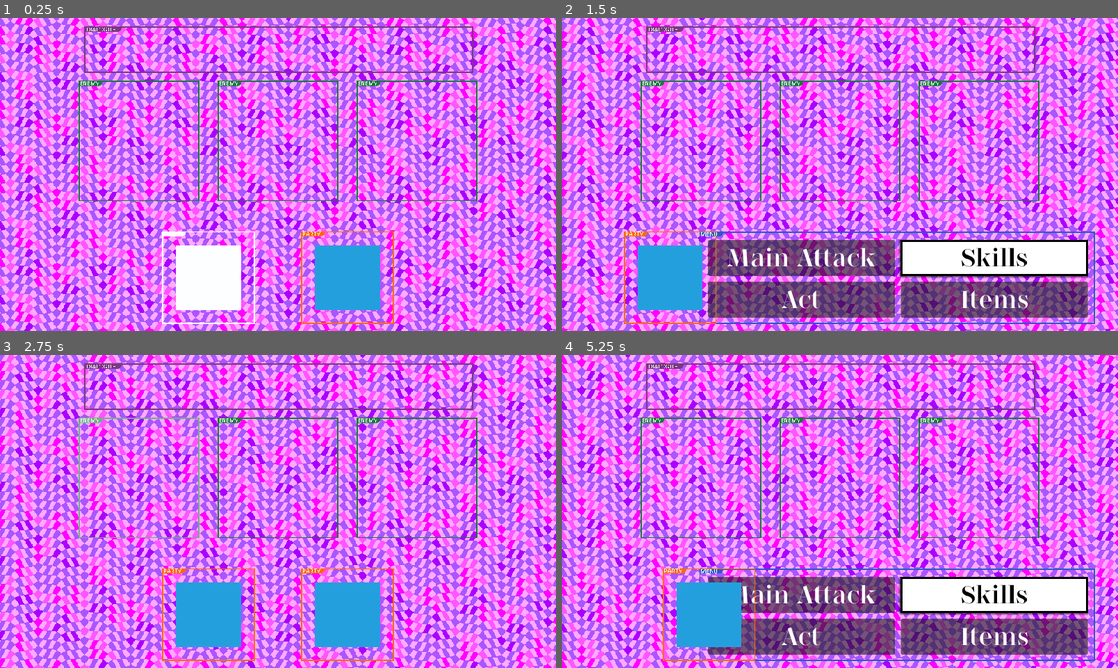
Above: before the commit, frames 1-4 (two rows, left to right).
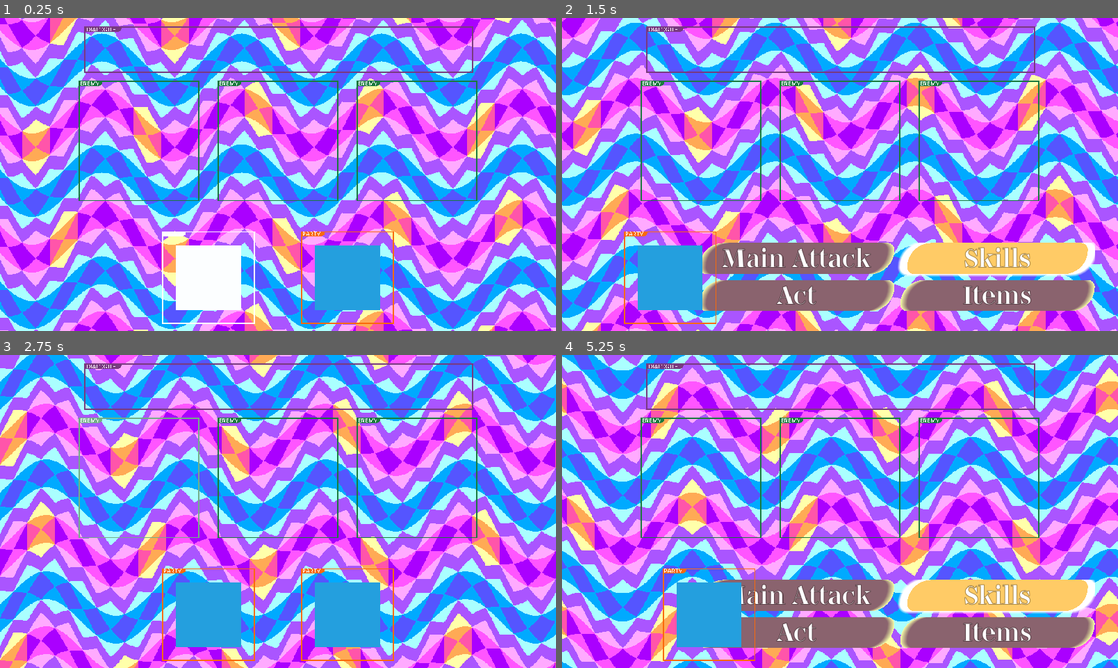
Above: after the commit, the same moments.

Repository: mitchellwinn/YGBF
Game: Godot game, scene res://scenes/battle.tscn
Two runs of this game, one before a commit and one after it. Both use one fixed random seed, a clock stepped at 60 frames per second and the inputs below.
Inputs (mouse positions are in pixels of both pictures, inside the frame that each line leads up to):
- Up to frame 1 (0.25 s): no input
- Up to frame 2 (1.5 s): tap Enter (confirm) at 0.5, 0.6, 1.35 s; move the mouse to (962, 158) at 0.52 s; hold Right (move_right) 0.53-1.28 s; move the mouse to (728, 190) at 1.27 s; hold Backspace (back) from 1.28 s (still down)
- Up to frame 3 (2.75 s): release Backspace (back) at 2 s; click "Main Attack" at 2 s
- Up to frame 4 (5.25 s): move the mouse to (895, 442) at 2.77 s; hold Right (move_right) 2.78-4.25 s; tap Enter (confirm) at 2.85, 3.6, 5.1 s; move the mouse to (812, 574) at 3.52 s; click "Skills" at 4.25 s; move the mouse to (1006, 558) at 5.02 s; hold Left (move_left) from 5.03 s (still down)

The runs differ from the first frame. In frame 1, 81% of the frame differs, in the area x 0-100%, y 0-100%; in frame 2, 82%; in frame 3, 81%; in frame 4, 82%.

Commit message:
small battle UI changes

Diff:
--- a/scenes/battle.tscn
+++ b/scenes/battle.tscn
@@ -1,9 +1,8 @@
-[gd_scene load_steps=13 format=3 uid="uid://cwe6q66isus1c"]
+[gd_scene load_steps=12 format=3 uid="uid://cwe6q66isus1c"]
 
 [ext_resource type="Texture2D" uid="uid://b4gecnjuu0nna" path="res://images/style_guide/enemy_resolution_guide.png" id="2_musbg"]
 [ext_resource type="Texture2D" uid="uid://boojsykjd02qx" path="res://images/style_guide/party_member_resolution_guide.png" id="3_3kxi6"]
 [ext_resource type="Material" uid="uid://ce7dt4bf5oulv" path="res://materials/custom_texture_rect_material.tres" id="3_42206"]
-[ext_resource type="Texture2D" uid="uid://bvk6ufm8ic5ta" path="res://images/style_guide/menu_resolution_guide.png" id="4_6gj1k"]
 [ext_resource type="Texture2D" uid="uid://637be5vc77ed" path="res://images/style_guide/dialogue_resolution_guide.png" id="4_tflk0"]
 [ext_resource type="Script" path="res://scripts/custom_texture_button.gd" id="5_btqqj"]
 [ext_resource type="Script" path="res://scripts/custom_button.gd" id="6_76cnh"]
@@ -12,7 +11,7 @@
 [ext_resource type="PackedScene" uid="uid://bill73lwgqhyj" path="res://prefabs/battle_bg.tscn" id="10_q4ian"]
 
 [sub_resource type="ViewportTexture" id="ViewportTexture_kbckk"]
-viewport_path = NodePath("BGViewport")
+viewport_path = NodePath("BgViewport")
 
 [sub_resource type="ViewportTexture" id="ViewportTexture_2dt4m"]
 viewport_path = NodePath("MinigameViewport")
@@ -22,15 +21,9 @@
 [node name="CanvasLayer" type="CanvasLayer" parent="."]
 
 [node name="BgContainer" type="HBoxContainer" parent="CanvasLayer"]
-anchors_preset = 8
-anchor_left = 0.5
-anchor_top = 0.5
-anchor_right = 0.5
-anchor_bottom = 0.5
-offset_left = -480.0
-offset_top = -270.0
-offset_right = 480.0
-offset_bottom = 270.0
+anchors_preset = 15
+anchor_right = 1.0
+anchor_bottom = 1.0
 grow_horizontal = 2
 grow_vertical = 2
 pivot_offset = Vector2(480, 270)
@@ -131,118 +124,34 @@
 [node name="HBoxContainerMenu" type="HBoxContainer" parent="CanvasLayer"]
 anchors_preset = -1
 anchor_left = 0.247
-anchor_top = 1.0
-anchor_right = 0.952
-anchor_bottom = 1.0
-offset_top = -172.0
-offset_right = 6.53998
-offset_bottom = -12.0
+anchor_top = 0.5
+anchor_right = 0.959
+anchor_bottom = 0.5
+offset_top = 98.0
+offset_bottom = 257.0
 grow_horizontal = 2
 grow_vertical = 2
 pivot_offset = Vector2(352, 80)
 size_flags_horizontal = 4
 size_flags_vertical = 4
 
-[node name="Menu" type="NinePatchRect" parent="CanvasLayer/HBoxContainerMenu"]
-texture_filter = 1
-clip_contents = true
-layout_direction = 1
-layout_mode = 2
-size_flags_horizontal = 3
-texture = ExtResource("4_6gj1k")
-region_rect = Rect2(0, -0.334084, 704, 160.334)
-patch_margin_left = 50
-patch_margin_top = 10
-patch_margin_right = 10
-patch_margin_bottom = 10
-axis_stretch_vertical = 1
-
-[node name="GridContainerCategorical" type="GridContainer" parent="CanvasLayer/HBoxContainerMenu/Menu"]
+[node name="GridContainerAct" type="GridContainer" parent="CanvasLayer/HBoxContainerMenu"]
 clip_contents = true
 layout_direction = 2
-layout_mode = 0
-offset_left = 15.0
-offset_top = 15.0
-offset_right = 671.0
-offset_bottom = 147.0
-pivot_offset = Vector2(341, 0)
-size_flags_horizontal = 3
-size_flags_vertical = 3
-theme_override_constants/h_separation = 10
-theme_override_constants/v_separation = 10
-columns = 2
-
-[node name="MainAttack" type="Button" parent="CanvasLayer/HBoxContainerMenu/Menu/GridContainerCategorical" groups=["menu_categorical_buttons"]]
-texture_filter = 1
-layout_mode = 2
-size_flags_horizontal = 7
-size_flags_vertical = 7
-theme = ExtResource("6_ath8s")
-theme_override_font_sizes/font_size = 44
-text = "Main Attack"
-text_direction = 1
-script = ExtResource("6_76cnh")
-
-[node name="Skills" type="Button" parent="CanvasLayer/HBoxContainerMenu/Menu/GridContainerCategorical" groups=["menu_categorical_buttons"]]
-texture_filter = 1
-layout_mode = 2
-size_flags_horizontal = 7
-size_flags_vertical = 7
-theme = ExtResource("6_ath8s")
-theme_override_font_sizes/font_size = 44
-text = "Skills"
-text_direction = 1
-script = ExtResource("6_76cnh")
-index = 1
-
-[node name="Act" type="Button" parent="CanvasLayer/HBoxContainerMenu/Menu/GridContainerCategorical" groups=["menu_categorical_buttons"]]
-texture_filter = 1
-layout_mode = 2
-size_flags_horizontal = 7
-size_flags_vertical = 7
-theme = ExtResource("6_ath8s")
-theme_override_font_sizes/font_size = 44
-text = "Act
-"
-text_direction = 1
-script = ExtResource("6_76cnh")
-index = 2
-
-[node name="Items" type="Button" parent="CanvasLayer/HBoxContainerMenu/Menu/GridContainerCategorical" groups=["menu_categorical_buttons"]]
-texture_filter = 1
-layout_mode = 2
-size_flags_horizontal = 7
-size_flags_vertical = 7
-theme = ExtResource("6_ath8s")
-theme_override_font_sizes/font_size = 44
-text = "Items"
-text_direction = 1
-script = ExtResource("6_76cnh")
-index = 3
-
-[node name="GridContainerAct" type="GridContainer" parent="CanvasLayer/HBoxContainerMenu/Menu"]
-visible = false
-clip_contents = true
-layout_direction = 2
-layout_mode = 2
-offset_left = 15.0
-offset_top = 15.0
-offset_right = 671.0
-offset_bottom = 47.0
-pivot_offset = Vector2(341, 0)
-size_flags_horizontal = 3
-size_flags_vertical = 3
+layout_mode = 2
+size_flags_horizontal = 3
+size_flags_vertical = 4
+size_flags_stretch_ratio = 0.0
 theme_override_constants/h_separation = 10
 theme_override_constants/v_separation = 10
 columns = 3
 
-[node name="Run" type="Button" parent="CanvasLayer/HBoxContainerMenu/Menu/GridContainerAct" groups=["menu_act_buttons"]]
-texture_filter = 1
-layout_mode = 2
-size_flags_horizontal = 7
-size_flags_vertical = 7
-theme = ExtResource("6_ath8s")
-theme_override_constants/outline_size = -620
+[node name="Run" type="Button" parent="CanvasLayer/HBoxContainerMenu/GridContainerAct" groups=["menu_act_buttons"]]
+texture_filter = 1
+layout_mode = 2
+size_flags_horizontal = 7
+size_flags_vertical = 7
+theme = ExtResource("6_ath8s")
 theme_override_fonts/font = ExtResource("8_ni1p0")
 theme_override_font_sizes/font_size = 24
 text = "Run
@@ -250,13 +159,12 @@
 text_direction = 1
 script = ExtResource("6_76cnh")
 
-[node name="Study" type="Button" parent="CanvasLayer/HBoxContainerMenu/Menu/GridContainerAct" groups=["menu_act_buttons"]]
-texture_filter = 1
-layout_mode = 2
-size_flags_horizontal = 7
-size_flags_vertical = 7
-theme = ExtResource("6_ath8s")
-theme_override_constants/outline_size = -620
+[node name="Study" type="Button" parent="CanvasLayer/HBoxContainerMenu/GridContainerAct" groups=["menu_act_buttons"]]
+texture_filter = 1
+layout_mode = 2
+size_flags_horizontal = 7
+size_flags_vertical = 7
+theme = ExtResource("6_ath8s")
 theme_override_fonts/font = ExtResource("8_ni1p0")
 theme_override_font_sizes/font_size = 24
 text = "Study"
@@ -265,13 +173,12 @@
 index = 1
 functionality = "study"
 
-[node name="Pacify" type="Button" parent="CanvasLayer/HBoxContainerMenu/Menu/GridContainerAct" groups=["menu_act_buttons"]]
-texture_filter = 1
-layout_mode = 2
-size_flags_horizontal = 7
-size_flags_vertical = 7
-theme = ExtResource("6_ath8s")
-theme_override_constants/outline_size = -620
+[node name="Pacify" type="Button" parent="CanvasLayer/HBoxContainerMenu/GridContainerAct" groups=["menu_act_buttons"]]
+texture_filter = 1
+layout_mode = 2
+size_flags_horizontal = 7
+size_flags_vertical = 7
+theme = ExtResource("6_ath8s")
 theme_override_fonts/font = ExtResource("8_ni1p0")
 theme_override_font_sizes/font_size = 24
 text = "Pacify"
@@ -280,13 +187,72 @@
 index = 2
 functionality = "pacify"
 
+[node name="GridContainerCategorical" type="GridContainer" parent="CanvasLayer/HBoxContainerMenu"]
+visible = false
+clip_contents = true
+layout_direction = 2
+layout_mode = 2
+size_flags_horizontal = 3
+size_flags_vertical = 4
+theme_override_constants/h_separation = 10
+theme_override_constants/v_separation = 10
+columns = 2
+
+[node name="MainAttack" type="Button" parent="CanvasLayer/HBoxContainerMenu/GridContainerCategorical" groups=["menu_categorical_buttons"]]
+texture_filter = 1
+layout_mode = 2
+size_flags_horizontal = 7
+size_flags_vertical = 7
+theme = ExtResource("6_ath8s")
+theme_override_font_sizes/font_size = 44
+text = "Main Attack"
+text_direction = 1
+script = ExtResource("6_76cnh")
+
+[node name="Skills" type="Button" parent="CanvasLayer/HBoxContainerMenu/GridContainerCategorical" groups=["menu_categorical_buttons"]]
+texture_filter = 1
+layout_mode = 2
+size_flags_horizontal = 7
+size_flags_vertical = 7
+theme = ExtResource("6_ath8s")
+theme_override_font_sizes/font_size = 44
+text = "Skills"
+text_direction = 1
+script = ExtResource("6_76cnh")
+index = 1
+
+[node name="Act" type="Button" parent="CanvasLayer/HBoxContainerMenu/GridContainerCategorical" groups=["menu_categorical_buttons"]]
+texture_filter = 1
+layout_mode = 2
+size_flags_horizontal = 7
+size_flags_vertical = 7
+theme = ExtResource("6_ath8s")
+theme_override_font_sizes/font_size = 44
+text = "Act
+"
+text_direction = 1
+script = ExtResource("6_76cnh")
+index = 2
+
+[node name="Items" type="Button" parent="CanvasLayer/HBoxContainerMenu/GridContainerCategorical" groups=["menu_categorical_buttons"]]
+texture_filter = 1
+layout_mode = 2
+size_flags_horizontal = 7
+size_flags_vertical = 7
+theme = ExtResource("6_ath8s")
+theme_override_font_sizes/font_size = 44
+text = "Items"
+text_direction = 1
+script = ExtResource("6_76cnh")
+index = 3
+
 [node name="HBoxContainerParty1" type="HBoxContainer" parent="CanvasLayer"]
 anchors_preset = -1
 anchor_left = 0.125
-anchor_top = 1.0
+anchor_top = 0.5
 anchor_right = 0.125
-anchor_bottom = 1.0
-offset_top = -172.0
+anchor_bottom = 0.5
+offset_top = 368.0
 offset_bottom = -12.0
 grow_horizontal = 2
 grow_vertical = 2
@@ -295,7 +261,6 @@
 size_flags_vertical = 4
 
 [node name="PartyMember" type="TextureButton" parent="CanvasLayer/HBoxContainerParty1"]
-visible = false
 texture_filter = 1
 material = ExtResource("3_42206")
 layout_direction = 1
@@ -310,10 +275,10 @@
 [node name="HBoxContainerParty2" type="HBoxContainer" parent="CanvasLayer"]
 anchors_preset = -1
 anchor_left = 0.375
-anchor_top = 1.0
+anchor_top = 0.5
 anchor_right = 0.375
-anchor_bottom = 1.0
-offset_top = -172.0
+anchor_bottom = 0.5
+offset_top = 368.0
 offset_bottom = -12.0
 grow_horizontal = 2
 grow_vertical = 2
@@ -322,7 +287,6 @@
 size_flags_vertical = 4
 
 [node name="PartyMember" type="TextureButton" parent="CanvasLayer/HBoxContainerParty2"]
-visible = false
 texture_filter = 1
 material = ExtResource("3_42206")
 layout_direction = 1
@@ -337,10 +301,10 @@
 [node name="HBoxContainerParty3" type="HBoxContainer" parent="CanvasLayer"]
 anchors_preset = -1
 anchor_left = 0.625
-anchor_top = 1.0
+anchor_top = 0.5
 anchor_right = 0.625
-anchor_bottom = 1.0
-offset_top = -172.0
+anchor_bottom = 0.5
+offset_top = 368.0
 offset_bottom = -12.0
 grow_horizontal = 2
 grow_vertical = 2
@@ -349,7 +313,6 @@
 size_flags_vertical = 4
 
 [node name="PartyMember" type="TextureButton" parent="CanvasLayer/HBoxContainerParty3"]
-visible = false
 texture_filter = 1
 material = ExtResource("3_42206")
 layout_direction = 1
@@ -364,10 +327,10 @@
 [node name="HBoxContainerParty4" type="HBoxContainer" parent="CanvasLayer"]
 anchors_preset = -1
 anchor_left = 0.875
-anchor_top = 1.0
+anchor_top = 0.5
 anchor_right = 0.875
-anchor_bottom = 1.0
-offset_top = -172.0
+anchor_bottom = 0.5
+offset_top = 368.0
 offset_bottom = -12.0
 grow_horizontal = 2
 grow_vertical = 2
@@ -376,7 +339,6 @@
 size_flags_vertical = 4
 
 [node name="PartyMember" type="TextureButton" parent="CanvasLayer/HBoxContainerParty4"]
-visible = false
 texture_filter = 1
 material = ExtResource("3_42206")
 layout_direction = 1
@@ -436,11 +398,25 @@
 size_flags_horizontal = 3
 texture = SubResource("ViewportTexture_2dt4m")
 
+[node name="MinigameSizeGuide" type="HBoxContainer" parent="CanvasLayer"]
+anchors_preset = 15
+anchor_right = 1.0
+anchor_bottom = 1.0
+offset_left = 14.0
+offset_top = 14.0
+offset_right = -12.0
+offset_bottom = -214.0
+grow_horizontal = 2
+grow_vertical = 2
+size_flags_horizontal = 4
+size_flags_vertical = 4
+mouse_filter = 2
+
 [node name="MinigameViewport" type="SubViewport" parent="."]
 size = Vector2i(912, 312)
 
-[node name="BGViewport" type="SubViewport" parent="."]
-size = Vector2i(960, 540)
-
-[node name="BattleBg" parent="BGViewport" instance=ExtResource("10_q4ian")]
+[node name="BgViewport" type="SubViewport" parent="."]
+size = Vector2i(2880, 1620)
+
+[node name="BattleBg" parent="BgViewport" instance=ExtResource("10_q4ian")]
 position = Vector2(729.544, 168.719)
--- a/scripts/shaders/background_sprite.gdshader
+++ b/scripts/shaders/background_sprite.gdshader
@@ -3,10 +3,13 @@
 uniform float wave_amplitude = 0.1; // Amplitude of the wave
 uniform float wave_frequency = 10.0; // Frequency of the wave
 uniform float time : hint_range(0, 5); // Time for animation
+uniform float scroll_speed = 0.04;
 
 void fragment() {
     vec2 uv = UV;
 	uv.y += sin(uv.x * wave_frequency + TIME) * wave_amplitude;
+	uv.y += TIME * scroll_speed;
+	uv.x += TIME * scroll_speed;
     uv.x = mod(uv.x, 1.0);
     uv.y = mod(uv.y, 1.0);
     COLOR = texture(TEXTURE, uv);
--- a/scripts/singletons/battle_manager.gd
+++ b/scripts/singletons/battle_manager.gd
@@ -8,7 +8,7 @@
 
 var party_sprites: Array[TextureButton] = []
 var enemy_sprites: Array[TextureButton] = []
-var menu: NinePatchRect
+var menu: HBoxContainer
 var minigame: TextureRect
 var minigame_size_guide: HBoxContainer
 var minigame_viewport: SubViewport
@@ -43,7 +43,8 @@
 	pass
 
 func _physics_process(_delta):
-	return
+	pass
+
 
 ############### INITIALIZATION FUNCTIONS ###############
 
@@ -79,7 +80,7 @@
 func get_scene_references():
 	party_sprites.clear()
 	enemy_sprites.clear()
-	menu = get_tree().root.get_node("Battle/CanvasLayer/HBoxContainerMenu/Menu")
+	menu = get_tree().root.get_node("Battle/CanvasLayer/HBoxContainerMenu")
 	categorical_menu = menu.get_node("GridContainerCategorical")
 	minigame = get_tree().root.get_node("Battle/CanvasLayer/HBoxContainerMinigame/Minigame")
 	minigame_viewport = get_tree().root.get_node("Battle/MinigameViewport")
--- a/text_themes/menu_buttons.tres
+++ b/text_themes/menu_buttons.tres
@@ -1,24 +1,69 @@
-[gd_resource type="Theme" load_steps=3 format=3 uid="uid://cf1r6ahcjjocb"]
+[gd_resource type="Theme" load_steps=6 format=3 uid="uid://cf1r6ahcjjocb"]
 
 [ext_resource type="FontFile" uid="uid://e43ihqjm1hk4" path="res://fonts/Stardom-Regular.otf" id="1_i5apk"]
 
-[sub_resource type="StyleBoxFlat" id="StyleBoxFlat_iwacp"]
-bg_color = Color(1, 1, 1, 1)
-border_width_left = 3
-border_width_top = 3
-border_width_right = 3
-border_width_bottom = 3
-border_color = Color(0, 0, 0, 1)
+[sub_resource type="StyleBoxFlat" id="StyleBoxFlat_v60ou"]
+bg_color = Color(0.208, 0.135, 0.155, 0.622)
+border_width_left = 12
+border_width_right = 12
+border_color = Color(0.966, 1, 0.66, 1)
+border_blend = true
+corner_radius_top_left = 225
+corner_radius_top_right = 65
+corner_radius_bottom_right = 225
+corner_radius_bottom_left = 65
+anti_aliasing = false
+anti_aliasing_size = 0.01
+
+[sub_resource type="StyleBoxFlat" id="StyleBoxFlat_y7y17"]
+bg_color = Color(1, 0.796758, 0.401179, 1)
+border_width_left = 12
+border_width_right = 12
+border_color = Color(36.757, 43.784, 38.378, 1)
+border_blend = true
+corner_radius_top_left = 225
+corner_radius_top_right = 65
+corner_radius_bottom_right = 225
+corner_radius_bottom_left = 65
+shadow_color = Color(1, 1, 1, 1)
 shadow_size = 5
+anti_aliasing = false
+anti_aliasing_size = 0.01
+
+[sub_resource type="StyleBoxFlat" id="StyleBoxFlat_bwbth"]
+bg_color = Color(0.541, 0.39, 0.43, 1)
+border_width_left = 12
+border_width_right = 12
+border_color = Color(0.966, 1, 0.66, 1)
+border_blend = true
+corner_radius_top_left = 225
+corner_radius_top_right = 65
+corner_radius_bottom_right = 225
+corner_radius_bottom_left = 65
+anti_aliasing = false
+anti_aliasing_size = 0.01
+
+[sub_resource type="StyleBoxFlat" id="StyleBoxFlat_wdi8n"]
+bg_color = Color(0.541, 0.39, 0.43, 1)
+border_width_left = 12
+border_width_right = 12
+border_color = Color(0.966, 1, 0.66, 1)
+border_blend = true
+corner_radius_top_left = 225
+corner_radius_top_right = 65
+corner_radius_bottom_right = 225
+corner_radius_bottom_left = 65
+anti_aliasing = false
+anti_aliasing_size = 0.01
 
 [resource]
 default_font = ExtResource("1_i5apk")
 Button/colors/font_color = Color(1, 1, 1, 1)
 Button/colors/font_disabled_color = Color(0, 0, 0, 1)
-Button/colors/font_focus_color = Color(0, 0, 0, 1)
-Button/colors/font_hover_color = Color(0, 0, 0, 1)
+Button/colors/font_focus_color = Color(1, 1, 1, 1)
+Button/colors/font_hover_color = Color(1, 1, 1, 1)
 Button/colors/font_hover_pressed_color = Color(0, 0, 0, 1)
-Button/colors/font_outline_color = Color(0, 0, 0, 1)
+Button/colors/font_outline_color = Color(0, 0, 0, 0.317647)
 Button/colors/font_pressed_color = Color(0, 0, 0, 1)
 Button/colors/icon_disabled_color = Color(0, 0, 0, 1)
 Button/colors/icon_focus_color = Color(0, 0, 0, 1)
@@ -29,11 +74,11 @@
 Button/constants/align_to_largest_stylebox = 0
 Button/constants/h_separation = 0
 Button/constants/icon_max_width = 0
-Button/constants/outline_size = 0
+Button/constants/outline_size = 5
 Button/font_sizes/font_size = 16
 Button/fonts/font = ExtResource("1_i5apk")
-Button/styles/disabled = null
-Button/styles/focus = SubResource("StyleBoxFlat_iwacp")
-Button/styles/hover = null
-Button/styles/normal = null
+Button/styles/disabled = SubResource("StyleBoxFlat_v60ou")
+Button/styles/focus = SubResource("StyleBoxFlat_y7y17")
+Button/styles/hover = SubResource("StyleBoxFlat_bwbth")
+Button/styles/normal = SubResource("StyleBoxFlat_wdi8n")
 Button/styles/pressed = null
Binary file changed: images/battle_backgrounds/1.png
